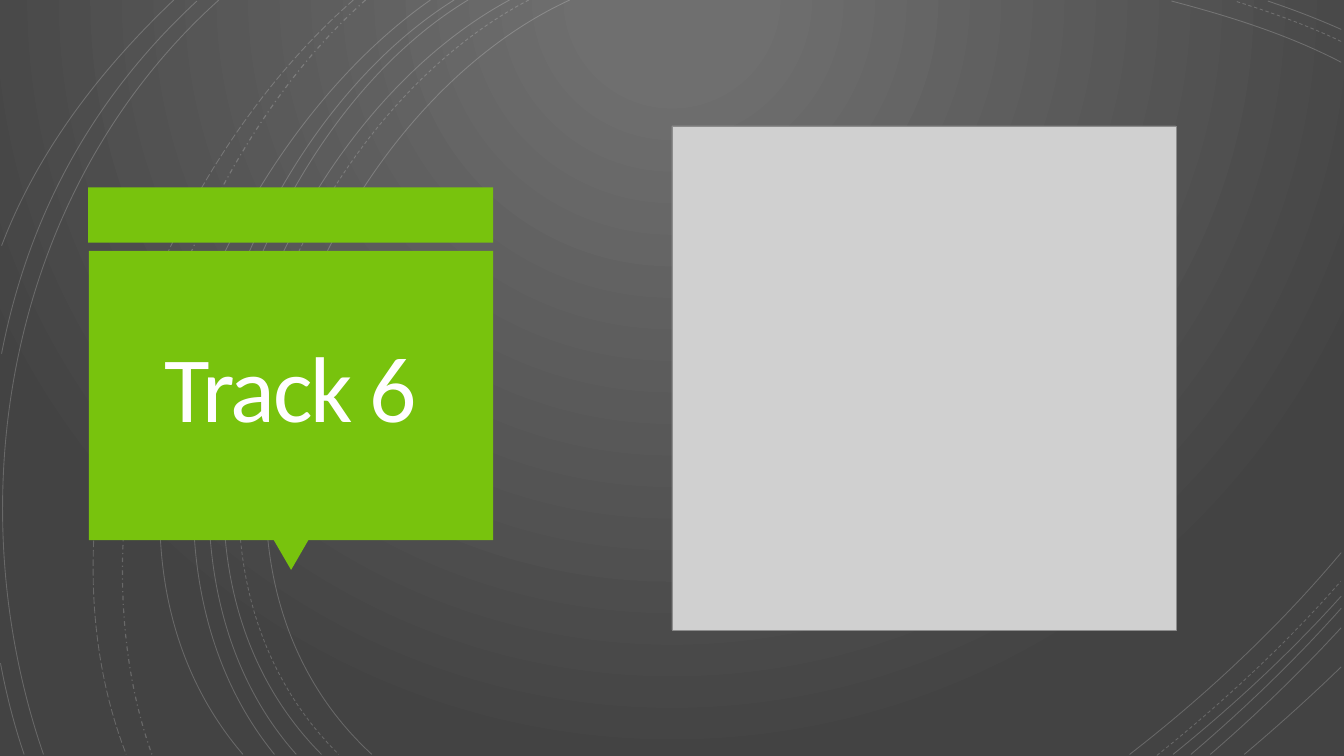
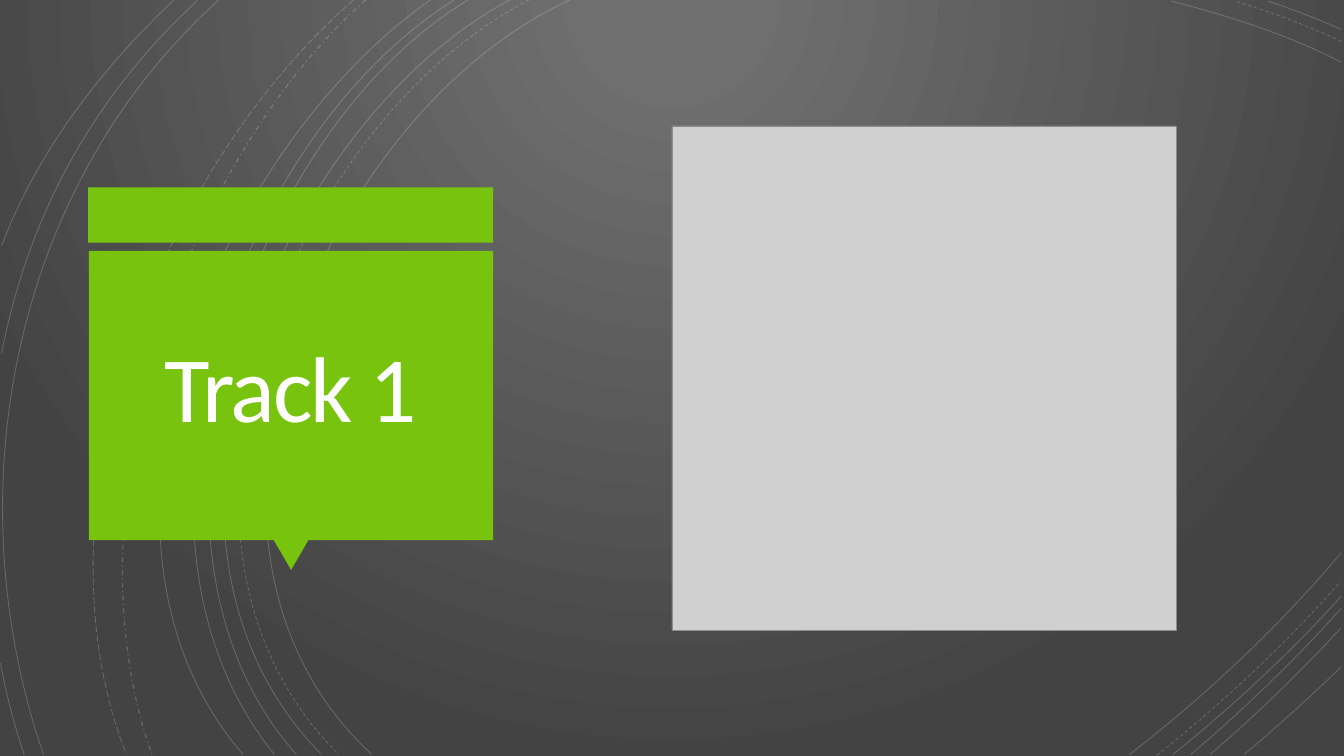
Before and after one commit to Rwelk/Video-Game-Music-Competition, a slide deck: slide 12 of VGMC 2022 Spring Slides.pptx (slide 9 before the commit). Drawn at 1344x756 pixels with LibreOffice and Linux fonts; fonts in the diff are those of the drawing; grey boxes stand for pictures. Boxes give left, top, right and bottom in pixels: in the first picture for what was removed or moved away, otherwise in the second. Text is boxed around its words. In the diff, an @@ line names an element or a change of style, - is before the commit and + after.

```diff
--- a/VGMC 2022 Spring Slides.pptx
+++ b/VGMC 2022 Spring Slides.pptx
@@ title at [165, 357, 417, 423]: text changed @@
-Track 6
+Track 1
```
Also in this commit, not shown: 5 other slides changed, 13 slides added, 4 other files.
